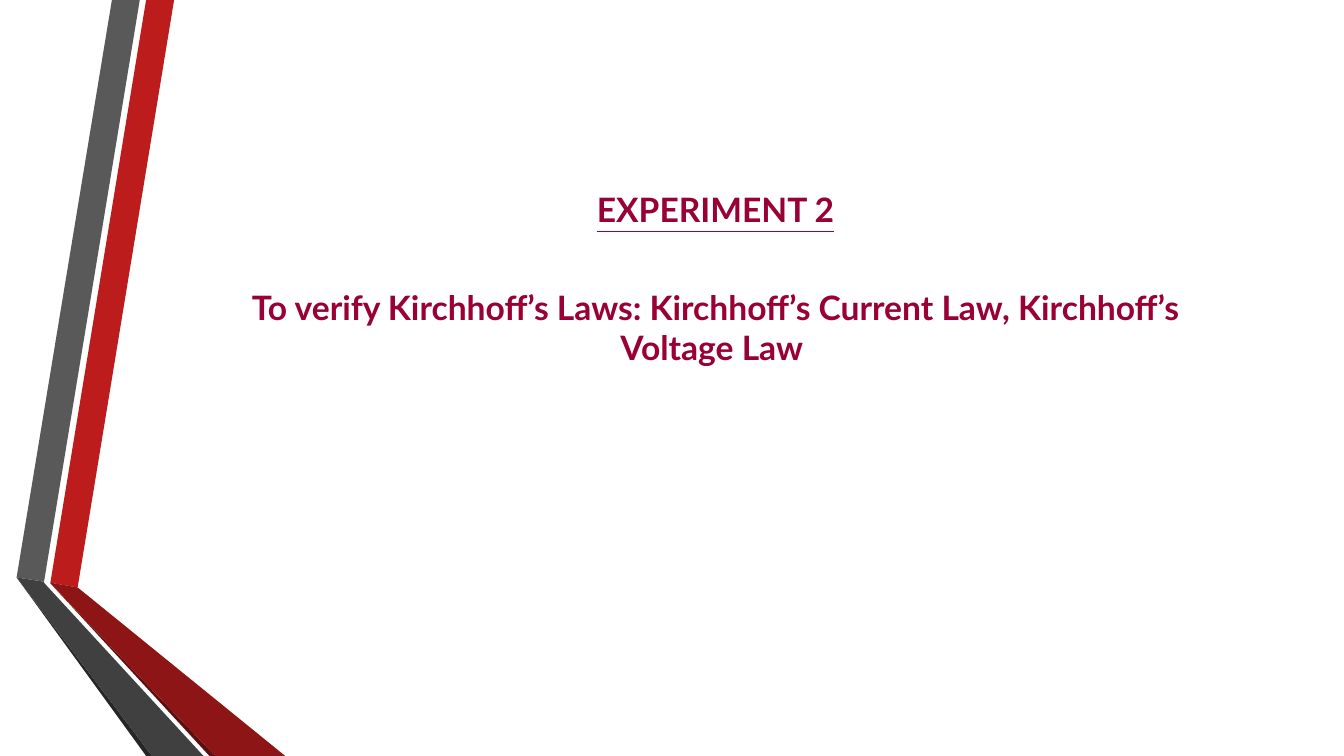
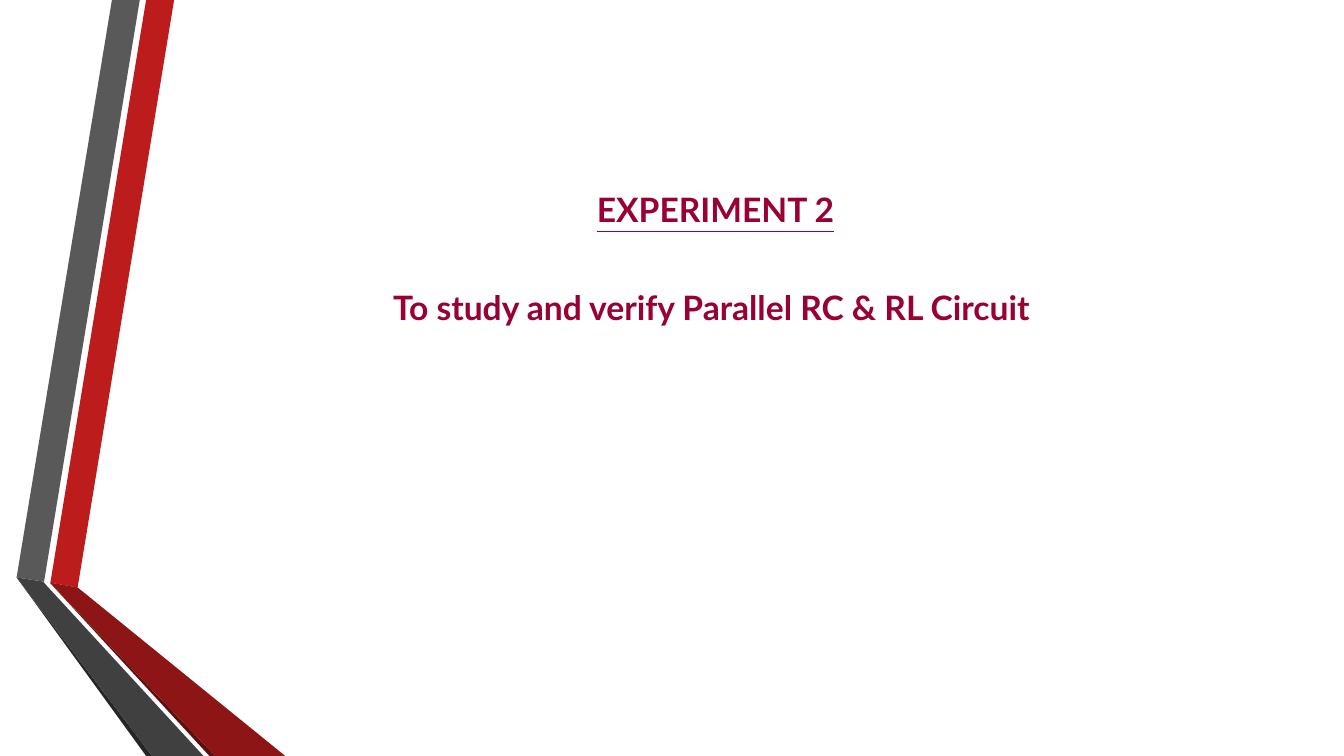
Before and after one commit to RahulAgrwal/Electrical-Virtual-lab, a slide deck: slide 2 of exp2/theoryimage/theory.pptx. Drawn at 1344x756 pixels with LibreOffice and Linux fonts; fonts in the diff are those of the drawing; background and template pictures are left out. Boxes give left, top, right and bottom in pixels: in the first picture for what was removed or moved away, otherwise in the second. Text is boxed around its words. In the diff, an @@ line names an element or a change of style, - is before the commit and + after.

```diff
--- a/exp2/theoryimage/theory.pptx
+++ b/exp2/theoryimage/theory.pptx
@@ text at box(393, 295, 1030, 326): text changed @@
-To verify Kirchhoff’s Laws: Kirchhoff’s Current Law, Kirchhoff’s Voltage Law
+To study and verify Parallel RC & RL Circuit
```
Also in this commit, not shown: 1 other slide changed, 11 slides added, 8 slides removed, 37 other files.
